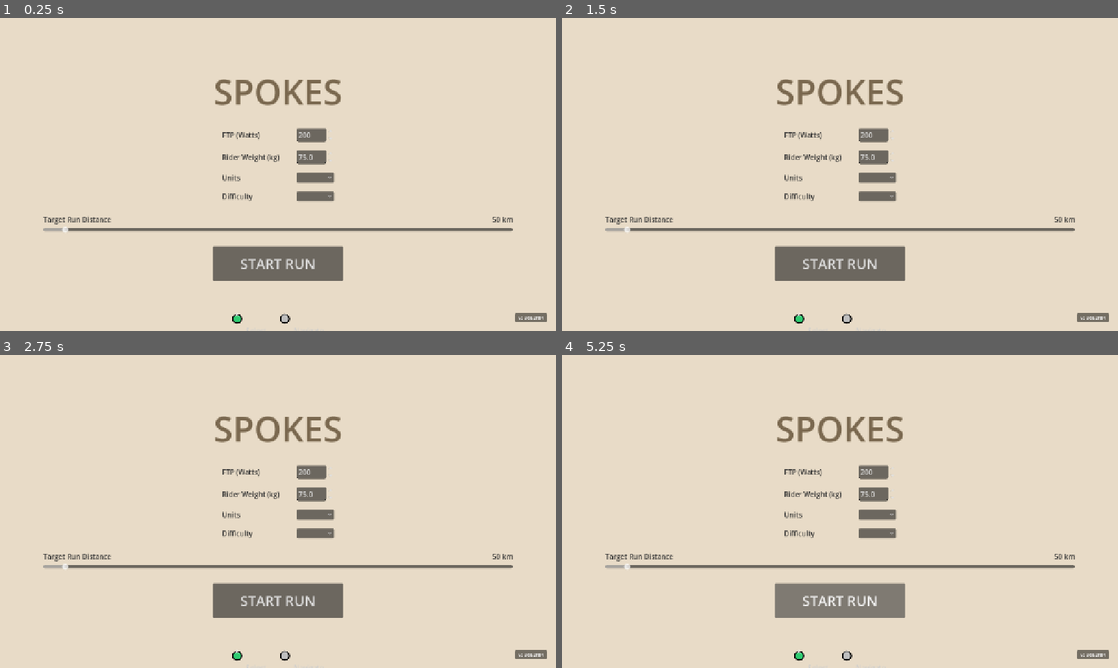
Above: before the commit, frames 1-4 (two rows, left to right).
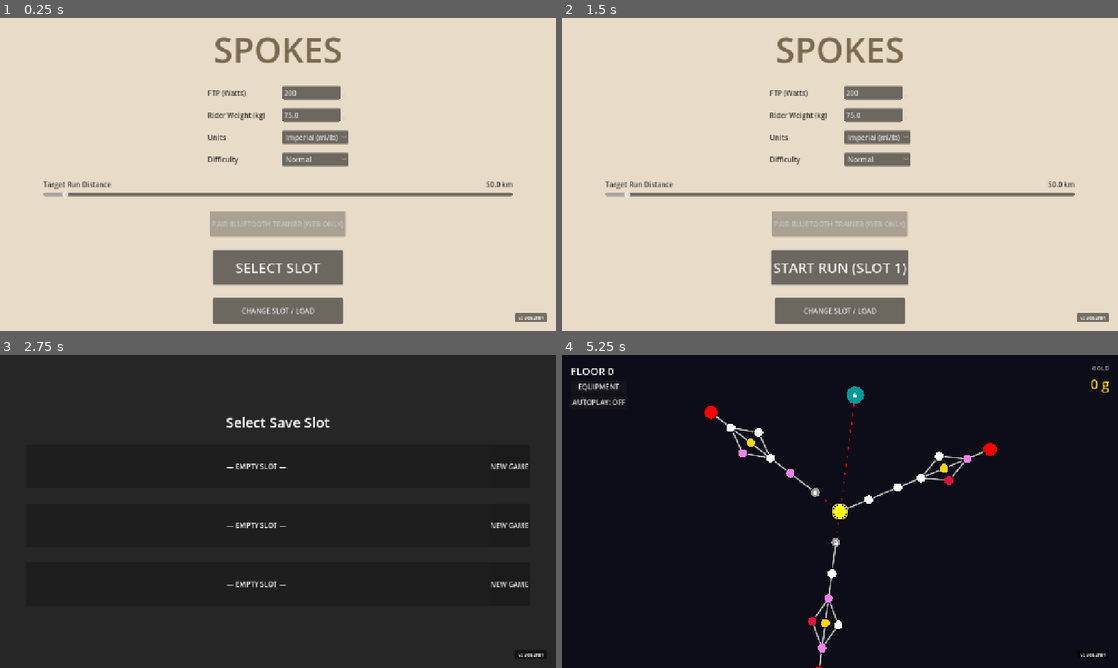
Above: after the commit, the same moments.

Repository: alexkibler/spokes-godot
Game: Godot game, scene res://src/ui/screens/SaveSelectionScene.tscn
Same seed, same stepped clock (60 frames per second), same inputs: the game is played once before the commit and once after it.
Inputs (mouse positions are in pixels of both pictures, inside the frame that each line leads up to; where the layout moved, square brackets give the same spot in the first picture):
- Up to frame 1 (0.25 s): no input
- Up to frame 2 (1.5 s): click "START RUN" (after the commit: "SELECT SLOT") at 0.5 s; click (1073, 130) at 1.25 s, where only the run after the commit has a clickable "NEW GAME"
- Up to frame 3 (2.75 s): click (278, 649) at 2 s, where only the run after the commit has a clickable "CHANGE SLOT / LOAD"
- Up to frame 4 (5.25 s): click (1073, 467) at 2.75 s, where only the run after the commit has a clickable "NEW GAME"; click (878, 495) [878, 533] at 3.5 s; click (878, 495) [878, 533] at 4.25 s; click "START RUN" (after the commit: "START RUN (SLOT 1)") at 5 s

The runs differ from the first frame. In frame 1, 11% of the frame differs, in the area x 7-93%, y 6-98%; in frame 2, 12%; in frame 3, 100%; in frame 4, 100%, in the area x 0-100%, y 0-100%.

Commit message:
claude cleaning up gemini's BS

Diff:
--- a/src/features/map/MapScene.gd
+++ b/src/features/map/MapScene.gd
@@ -293,6 +293,16 @@
 			RunManager.pending_overlay = "event"
 		elif node["type"] == "hard":
 			var challenge: EliteChallenge = EliteChallenge.get_random_challenge()
+			if RunManager.autoplay_enabled:
+				# Auto-accept: skip the dialog and start the challenge directly
+				RunManager.active_challenge = challenge
+				var max_g: float = RunManager.get_absolute_max_grade()
+				var profile: CourseProfile = challenge.generate_course_profile(max_g)
+				var elite_edge: Dictionary = connecting_edge.duplicate()
+				elite_edge["profile"] = profile
+				RunManager.set_active_edge(elite_edge)
+				get_tree().change_scene_to_file("res://src/features/cycling/GameScene.tscn")
+				return
 			var overlay: Node = (load("res://src/ui/screens/EliteOverlay.tscn") as PackedScene).instantiate()
 			add_child(overlay)
 			if overlay.has_method("setup"):
@@ -300,12 +310,8 @@
 			if overlay.has_signal("challenge_accepted"):
 				overlay.connect("challenge_accepted", func(accepted_challenge: EliteChallenge) -> void:
 					RunManager.active_challenge = accepted_challenge
-					# Use specialized elite profile
 					var max_g: float = RunManager.get_absolute_max_grade()
 					var profile: CourseProfile = accepted_challenge.generate_course_profile(max_g)
-					# Note: We don't overwrite the base edge profile permanently here
-					# so that future traversals (in reverse) use the normal profile.
-					# We duplicate it for this specific ride.
 					var elite_edge: Dictionary = connecting_edge.duplicate()
 					elite_edge["profile"] = profile
 					RunManager.set_active_edge(elite_edge)
--- a/src/features/map/MapScene.tscn
+++ b/src/features/map/MapScene.tscn
@@ -1,5 +1,6 @@
 [gd_scene format=3]
 
+[ext_resource type="Script" uid="uid://gtfq1w1h4jmf" path="res://src/features/map/MapScene.gd" id="0_script"]
 [ext_resource type="PackedScene" path="res://src/ui/components/MapHUD.tscn" id="2_h2h2h"]
 [ext_resource type="PackedScene" path="res://src/ui/components/InputHints.tscn" id="2_hf7tp"]
 [ext_resource type="Script" path="res://src/ui/components/InputHints.gd" id="3_afi5c"]
@@ -7,6 +8,7 @@
 [ext_resource type="Script" path="res://src/ui/components/ControllerGlyph.gd" id="5_sweqj"]
 
 [node name="MapScene" type="Node2D" unique_id=1965272985]
+script = ExtResource("0_script")
 
 [node name="CanvasLayer" type="CanvasLayer" parent="." unique_id=1132690592]
 layer = -1
@@ -20,7 +22,6 @@
 color = Color(0.05, 0.05, 0.1, 1)
 
 [node name="MapHUD" parent="." unique_id=602562017 instance=ExtResource("2_h2h2h")]
-script = null
 
 [node name="InputHints" type="HBoxContainer" parent="MapHUD" unique_id=883957587 instance=ExtResource("2_hf7tp")]
 custom_minimum_size = Vector2(0, 40)
--- a/src/features/progression/RunManager.gd
+++ b/src/features/progression/RunManager.gd
@@ -175,7 +175,7 @@
 
 		if target_id != "":
 			for n: Dictionary in nodes:
-				if n["id"] == target_id:
+				if n["id"] == target_id and n.get("type", "") != "hard":
 					neighbors.append(n)
 					break
 
@@ -228,45 +228,67 @@
 			if not n["id"] in visited_ids: return n
 		return neighbors[0]
 
-	# BFS to find the shortest graph path to the nearest target
-	var queue: Array[String] = [current_id]
-	var parent_map: Dictionary = {current_id: ""}
-	var found_target_id: String = ""
-
-	while not queue.is_empty():
-		var u_id: String = queue.pop_front()
-		if u_id in targets:
-			found_target_id = u_id
-			break
-
-		for edge: Dictionary in edges:
-			var v_id: String = ""
-			if edge["from"] == u_id: v_id = edge["to"]
-			elif edge["to"] == u_id: v_id = edge["from"]
-
-			if v_id != "" and not v_id in parent_map and is_edge_traversable(edge):
-				parent_map[v_id] = u_id
-				queue.push_back(v_id)
-
-	if found_target_id != "" and parent_map.has(found_target_id):
-		# Backtrack from the target to find the next step from current_id
-		var step_id: String = found_target_id
-		while parent_map[step_id] != current_id:
-			step_id = parent_map[step_id]
-
-		var next_node: Dictionary = {}
-		for n: Dictionary in nodes:
-			if n["id"] == step_id:
-				next_node = n
+	# BFS to find the shortest graph path to the nearest target.
+	# First pass avoids hard nodes; if no path found, retry allowing them.
+	for allow_hard: bool in [false, true]:
+		var queue: Array[String] = [current_id]
+		var parent_map: Dictionary = {current_id: ""}
+		var found_target_id: String = ""
+
+		while not queue.is_empty():
+			var u_id: String = queue.pop_front()
+			if u_id in targets:
+				found_target_id = u_id
 				break
 
-		if not next_node.is_empty():
-			return next_node
-
-	# If no path found (shouldn't happen if targets exist and are reachable), fallback
+			for edge: Dictionary in edges:
+				var v_id: String = ""
+				if edge["from"] == u_id: v_id = edge["to"]
+				elif edge["to"] == u_id: v_id = edge["from"]
+
+				if v_id != "" and not v_id in parent_map and is_edge_traversable(edge):
+					var v_node: Dictionary = {}
+					for n: Dictionary in nodes:
+						if n["id"] == v_id:
+							v_node = n
+							break
+					if not allow_hard and v_node.get("type", "") == "hard":
+						continue
+					parent_map[v_id] = u_id
+					queue.push_back(v_id)
+
+		if found_target_id != "" and parent_map.has(found_target_id):
+			var step_id: String = found_target_id
+			while parent_map[step_id] != current_id:
+				step_id = parent_map[step_id]
+
+			var next_node: Dictionary = {}
+			for n: Dictionary in nodes:
+				if n["id"] == step_id:
+					next_node = n
+					break
+
+			if not next_node.is_empty():
+				return next_node
+
+	# Fallback: any non-hard unvisited neighbor, then any non-hard, then any
 	for n: Dictionary in neighbors:
 		if not n["id"] in visited_ids: return n
-	return neighbors[0]
+	if not neighbors.is_empty():
+		return neighbors[0]
+
+	# Last resort: include hard neighbors
+	for edge: Dictionary in edges:
+		var target_id: String = ""
+		if edge["from"] == current_id:
+			if is_edge_traversable(edge): target_id = edge["to"]
+		elif edge["to"] == current_id:
+			if is_edge_traversable(edge): target_id = edge["from"]
+		if target_id != "":
+			for n: Dictionary in nodes:
+				if n["id"] == target_id:
+					return n
+	return {}
 
 func complete_active_edge() -> bool:
 	var ae: Dictionary = run_data.get("active_edge", {})
--- a/src/ui/components/ControllerGlyph.gd
+++ b/src/ui/components/ControllerGlyph.gd
@@ -2,73 +2,103 @@
 class_name ControllerGlyph
 
 enum ActionType { ACCEPT, CANCEL, START, AUTOPLAY, DPAD, X, Y, RB, LB, LT, RT }
+enum ControllerType { XBOX, PLAYSTATION, SWITCH, GENERIC }
 
 @export var action: ActionType = ActionType.ACCEPT
 @export var label_text: String = ""
 
-var _icon: Control
+var _icon: TextureRect
 var _label: Label
 
 func _ready() -> void:
-    alignment = BoxContainer.ALIGNMENT_CENTER
-    set("theme_override_constants/separation", 8)
+	alignment = BoxContainer.ALIGNMENT_CENTER
+	set("theme_override_constants/separation", 8)
 
-    _icon = Control.new()
-    _icon.custom_minimum_size = Vector2(24, 24)
-    _icon.draw.connect(_on_icon_draw)
-    add_child(_icon)
+	_icon = TextureRect.new()
+	_icon.custom_minimum_size = Vector2(32, 32)
+	_icon.expand_mode = TextureRect.EXPAND_FIT_WIDTH_PROPORTIONAL
+	_icon.stretch_mode = TextureRect.STRETCH_KEEP_ASPECT_CENTERED
+	add_child(_icon)
 
-    _label = Label.new()
-    _label.add_theme_font_size_override("font_size", 16)
-    _label.add_theme_color_override("font_color", Color(0.8, 0.8, 0.8))
-    add_child(_label)
+	_label = Label.new()
+	_label.add_theme_font_size_override("font_size", 16)
+	_label.add_theme_color_override("font_color", Color(0.85, 0.85, 0.85))
+	add_child(_label)
 
-    _update_visuals()
+	Input.joy_connection_changed.connect(_on_joy_connection_changed)
+	_update_visuals()
+
+func _on_joy_connection_changed(_device: int, _connected: bool) -> void:
+	_update_visuals()
 
 func _update_visuals() -> void:
-    if not is_inside_tree(): return
-    _label.text = label_text
-    _icon.queue_redraw()
+	if not is_inside_tree():
+		return
+	_label.text = label_text
+	var path: String = _get_texture_path()
+	_icon.texture = load(path) as Texture2D if not path.is_empty() else null
 
-func _on_icon_draw() -> void:
-    var center = Vector2(12, 12)
-    var radius = 10.0
+func _get_controller_type() -> ControllerType:
+	var joypads: Array[int] = Input.get_connected_joypads()
+	if joypads.is_empty():
+		return ControllerType.GENERIC
+	var joy_name: String = Input.get_joy_name(joypads[0]).to_lower()
+	if "xbox" in joy_name or "xinput" in joy_name:
+		return ControllerType.XBOX
+	if "playstation" in joy_name or "dualshock" in joy_name or "dualsense" in joy_name \
+			or "ps4" in joy_name or "ps5" in joy_name or "ps3" in joy_name:
+		return ControllerType.PLAYSTATION
+	if "nintendo" in joy_name or "switch" in joy_name or "pro controller" in joy_name:
+		return ControllerType.SWITCH
+	return ControllerType.XBOX  # Generic fallback uses Xbox glyphs
 
-    var bg_color = Color.DARK_GRAY
-    var text_color = Color.WHITE
-    var char_str = ""
+func _get_texture_path() -> String:
+	match _get_controller_type():
+		ControllerType.PLAYSTATION:
+			return _ps_path()
+		ControllerType.SWITCH:
+			return _switch_path()
+		_:
+			return _xbox_path()
 
-    match action:
-        ActionType.ACCEPT:
-            bg_color = Color("#2ecc71") # Green A
-            char_str = "A"
-        ActionType.CANCEL:
-            bg_color = Color("#e74c3c") # Red B
-            char_str = "B"
-        ActionType.X:
-            bg_color = Color("#3498db") # Blue X
-            char_str = "X"
-        ActionType.Y, ActionType.AUTOPLAY:
-            bg_color = Color("#f1c40f") # Yellow Y
-            char_str = "Y"
-            text_color = Color.BLACK
-        ActionType.START:
-            bg_color = Color.WHITE
-            text_color = Color.BLACK
-            char_str = "☰"
-        ActionType.DPAD:
-            bg_color = Color.GRAY
-            char_str = "✛"
+func _xbox_path() -> String:
+	match action:
+		ActionType.ACCEPT:          return "res://assets/glyphs/xbox/A.png"
+		ActionType.CANCEL:          return "res://assets/glyphs/xbox/B.png"
+		ActionType.X:               return "res://assets/glyphs/xbox/X.png"
+		ActionType.Y, ActionType.AUTOPLAY: return "res://assets/glyphs/xbox/Y.png"
+		ActionType.START:           return "res://assets/glyphs/xbox/Menu.png"
+		ActionType.DPAD:            return "res://assets/glyphs/xbox/Dpad.png"
+		ActionType.LB:              return "res://assets/glyphs/xbox/LB.png"
+		ActionType.RB:              return "res://assets/glyphs/xbox/RB.png"
+		ActionType.LT:              return "res://assets/glyphs/xbox/LT.png"
+		ActionType.RT:              return "res://assets/glyphs/xbox/RT.png"
+	return ""
 
-    # Draw circle
-    _icon.draw_circle(center, radius, bg_color)
+func _ps_path() -> String:
+	match action:
+		ActionType.ACCEPT:          return "res://assets/glyphs/ps/Cross.png"
+		ActionType.CANCEL:          return "res://assets/glyphs/ps/Circle.png"
+		ActionType.X:               return "res://assets/glyphs/ps/Square.png"
+		ActionType.Y, ActionType.AUTOPLAY: return "res://assets/glyphs/ps/Triangle.png"
+		ActionType.START:           return "res://assets/glyphs/ps/Options.png"
+		ActionType.DPAD:            return "res://assets/glyphs/ps/Dpad.png"
+		ActionType.LB:              return "res://assets/glyphs/ps/L1.png"
+		ActionType.RB:              return "res://assets/glyphs/ps/R1.png"
+		ActionType.LT:              return "res://assets/glyphs/ps/L2.png"
+		ActionType.RT:              return "res://assets/glyphs/ps/R2.png"
+	return ""
 
-    # Draw outline
-    _icon.draw_arc(center, radius, 0, TAU, 16, Color.BLACK, 1.5, true)
-
-    # Draw character
-    var font = ThemeDB.fallback_font
-    var font_size = 14
-    var text_size = font.get_string_size(char_str, HORIZONTAL_ALIGNMENT_CENTER, -1, font_size)
-    var text_pos = center - text_size / 2.0 + Vector2(0, font.get_ascent(font_size) / 2.0 - 2)
-    _icon.draw_string(font, text_pos, char_str, HORIZONTAL_ALIGNMENT_CENTER, -1, font_size, text_color)
+func _switch_path() -> String:
+	match action:
+		ActionType.ACCEPT:          return "res://assets/glyphs/switch/B.png"
+		ActionType.CANCEL:          return "res://assets/glyphs/switch/A.png"
+		ActionType.X:               return "res://assets/glyphs/switch/Y.png"
+		ActionType.Y, ActionType.AUTOPLAY: return "res://assets/glyphs/switch/X.png"
+		ActionType.START:           return "res://assets/glyphs/switch/Plus.png"
+		ActionType.DPAD:            return "res://assets/glyphs/switch/Dpad.png"
+		ActionType.LB:              return "res://assets/glyphs/switch/LB.png"
+		ActionType.RB:              return "res://assets/glyphs/switch/RB.png"
+		ActionType.LT:              return "res://assets/glyphs/switch/LT.png"
+		ActionType.RT:              return "res://assets/glyphs/switch/RT.png"
+	return ""
--- a/src/ui/components/InputHints.gd
+++ b/src/ui/components/InputHints.gd
@@ -2,16 +2,28 @@
 class_name InputHints
 
 func _ready() -> void:
-    alignment = BoxContainer.ALIGNMENT_CENTER
-    set("theme_override_constants/separation", 32)
-    custom_minimum_size.y = 40
+	alignment = BoxContainer.ALIGNMENT_CENTER
+	set("theme_override_constants/separation", 32)
+	custom_minimum_size.y = 40
+	Input.joy_connection_changed.connect(_on_joy_connection_changed)
+	_update_visibility()
+
+func _on_joy_connection_changed(_device: int, _connected: bool) -> void:
+	_update_visibility()
+	# Notify all glyph children to refresh their texture for the new controller
+	for child: Node in get_children():
+		if child is ControllerGlyph:
+			(child as ControllerGlyph)._update_visuals()
+
+func _update_visibility() -> void:
+	visible = not Input.get_connected_joypads().is_empty()
 
 func add_hint(action: int, label: String) -> void:
-    var glyph = preload("res://src/ui/components/ControllerGlyph.tscn").instantiate()
-    glyph.action = action
-    glyph.label_text = label
-    add_child(glyph)
+	var glyph: ControllerGlyph = preload("res://src/ui/components/ControllerGlyph.tscn").instantiate()
+	glyph.action = action
+	glyph.label_text = label
+	add_child(glyph)
 
 func clear_hints() -> void:
-    for child in get_children():
-        child.queue_free()
+	for child: Node in get_children():
+		child.queue_free()
--- a/src/ui/screens/DiscoveryOverlay.tscn
+++ b/src/ui/screens/DiscoveryOverlay.tscn
@@ -1,4 +1,6 @@
 [gd_scene format=3]
+
+[ext_resource type="Script" uid="uid://btjurlp0b6son" path="res://src/ui/screens/DiscoveryOverlay.gd" id="0_script"]
 
 [ext_resource type="PackedScene" path="res://src/ui/components/InputHints.tscn" id="1_fx4jn"]
 [ext_resource type="Script" path="res://src/ui/components/InputHints.gd" id="2_bfs8k"]
@@ -6,6 +8,7 @@
 [ext_resource type="Script" path="res://src/ui/components/ControllerGlyph.gd" id="4_vkhts"]
 
 [node name="DiscoveryOverlay" type="CanvasLayer" unique_id=1218823241]
+script = ExtResource("0_script")
 
 [node name="Dim" type="ColorRect" parent="." unique_id=841321541]
 anchors_preset = 15
--- a/src/ui/screens/EliteOverlay.tscn
+++ b/src/ui/screens/EliteOverlay.tscn
@@ -1,4 +1,6 @@
 [gd_scene format=3]
+
+[ext_resource type="Script" uid="uid://dyw71invu8swt" path="res://src/ui/screens/EliteOverlay.gd" id="0_script"]
 
 [ext_resource type="PackedScene" path="res://src/ui/components/InputHints.tscn" id="1_hh2qt"]
 [ext_resource type="Script" path="res://src/ui/components/InputHints.gd" id="2_ilc58"]
@@ -6,6 +8,7 @@
 [ext_resource type="Script" path="res://src/ui/components/ControllerGlyph.gd" id="4_y3k4j"]
 
 [node name="EliteOverlay" type="CanvasLayer" unique_id=1502405678]
+script = ExtResource("0_script")
 
 [node name="Dim" type="ColorRect" parent="." unique_id=2143209694]
 anchors_preset = 15
--- a/src/ui/screens/EquipmentOverlay.tscn
+++ b/src/ui/screens/EquipmentOverlay.tscn
@@ -1,4 +1,6 @@
 [gd_scene format=3]
+
+[ext_resource type="Script" uid="uid://cyg52w3lxf1yu" path="res://src/ui/screens/EquipmentOverlay.gd" id="0_script"]
 
 [ext_resource type="PackedScene" path="res://src/ui/components/InputHints.tscn" id="1_tjpb4"]
 [ext_resource type="Script" path="res://src/ui/components/InputHints.gd" id="2_re8jg"]
@@ -6,6 +8,7 @@
 [ext_resource type="Script" path="res://src/ui/components/ControllerGlyph.gd" id="4_wjdbn"]
 
 [node name="EquipmentOverlay" type="CanvasLayer" unique_id=573833401]
+script = ExtResource("0_script")
 
 [node name="Dim" type="ColorRect" parent="." unique_id=168263511]
 anchors_preset = 15
--- a/src/ui/screens/EventOverlay.tscn
+++ b/src/ui/screens/EventOverlay.tscn
@@ -1,4 +1,6 @@
 [gd_scene format=3]
+
+[ext_resource type="Script" uid="uid://dlxgbrfu0twxh" path="res://src/ui/screens/EventOverlay.gd" id="0_script"]
 
 [ext_resource type="PackedScene" path="res://src/ui/components/InputHints.tscn" id="1_h8ei5"]
 [ext_resource type="Script" path="res://src/ui/components/InputHints.gd" id="2_g7igq"]
@@ -6,6 +8,7 @@
 [ext_resource type="Script" path="res://src/ui/components/ControllerGlyph.gd" id="4_r71yt"]
 
 [node name="EventOverlay" type="CanvasLayer" unique_id=1768128600]
+script = ExtResource("0_script")
 
 [node name="Dim" type="ColorRect" parent="." unique_id=517787580]
 anchors_preset = 15
--- a/src/ui/screens/MenuScene.tscn
+++ b/src/ui/screens/MenuScene.tscn
@@ -1,11 +1,13 @@
 [gd_scene format=3]
 
+[ext_resource type="Script" uid="uid://dl0ppnpru7df3" path="res://src/ui/screens/MenuScene.gd" id="0_script"]
 [ext_resource type="PackedScene" path="res://src/ui/components/InputHints.tscn" id="1_axn8s"]
 [ext_resource type="Script" path="res://src/ui/components/InputHints.gd" id="2_1knhc"]
 [ext_resource type="PackedScene" path="res://src/ui/components/ControllerGlyph.tscn" id="3_gpvjj"]
 [ext_resource type="Script" path="res://src/ui/components/ControllerGlyph.gd" id="4_f8p2i"]
 
 [node name="MenuScene" type="Control" unique_id=795896245]
+script = ExtResource("0_script")
 layout_mode = 3
 anchors_preset = 15
 anchor_right = 1.0
--- a/src/ui/screens/PauseOverlay.tscn
+++ b/src/ui/screens/PauseOverlay.tscn
@@ -1,4 +1,6 @@
 [gd_scene format=3]
+
+[ext_resource type="Script" uid="uid://ctmk0nc32gh06" path="res://src/ui/screens/PauseOverlay.gd" id="0_script"]
 
 [ext_resource type="PackedScene" path="res://src/ui/components/InputHints.tscn" id="1_wrvla"]
 [ext_resource type="Script" path="res://src/ui/components/InputHints.gd" id="2_1vqdk"]
@@ -6,6 +8,7 @@
 [ext_resource type="Script" path="res://src/ui/components/ControllerGlyph.gd" id="4_gvlgt"]
 
 [node name="PauseOverlay" type="CanvasLayer" unique_id=114207198]
+script = ExtResource("0_script")
 process_mode = 3
 
 [node name="Dim" type="ColorRect" parent="." unique_id=1733659526]
--- a/src/ui/screens/RewardOverlay.tscn
+++ b/src/ui/screens/RewardOverlay.tscn
@@ -1,4 +1,6 @@
 [gd_scene format=3]
+
+[ext_resource type="Script" uid="uid://bsga6jcbonvkn" path="res://src/ui/screens/RewardOverlay.gd" id="0_script"]
 
 [ext_resource type="PackedScene" path="res://src/ui/components/InputHints.tscn" id="1_ylm63"]
 [ext_resource type="Script" path="res://src/ui/components/InputHints.gd" id="2_lkoft"]
@@ -6,6 +8,7 @@
 [ext_resource type="Script" path="res://src/ui/components/ControllerGlyph.gd" id="4_ahvh0"]
 
 [node name="RewardOverlay" type="CanvasLayer" unique_id=1931281108]
+script = ExtResource("0_script")
 
 [node name="BackgroundDim" type="ColorRect" parent="." unique_id=1381513161]
 anchors_preset = 15
--- a/src/ui/screens/SaveSelectionScene.tscn
+++ b/src/ui/screens/SaveSelectionScene.tscn
@@ -1,11 +1,13 @@
 [gd_scene format=3]
 
+[ext_resource type="Script" uid="uid://btyfeak3uk4sf" path="res://src/ui/screens/SaveSelectionScene.gd" id="0_script"]
 [ext_resource type="PackedScene" path="res://src/ui/components/InputHints.tscn" id="1_fb2oy"]
 [ext_resource type="Script" path="res://src/ui/components/InputHints.gd" id="2_efrfo"]
 [ext_resource type="PackedScene" path="res://src/ui/components/ControllerGlyph.tscn" id="3_8mrx1"]
 [ext_resource type="Script" path="res://src/ui/components/ControllerGlyph.gd" id="4_w056i"]
 
 [node name="SaveSelectionScene" type="Control" unique_id=331417936]
+script = ExtResource("0_script")
 layout_mode = 3
 anchors_preset = 15
 anchor_right = 1.0
--- a/src/ui/screens/ShopOverlay.tscn
+++ b/src/ui/screens/ShopOverlay.tscn
@@ -1,4 +1,6 @@
 [gd_scene format=3]
+
+[ext_resource type="Script" uid="uid://bxr1q2ghvq3cx" path="res://src/ui/screens/ShopOverlay.gd" id="0_script"]
 
 [ext_resource type="PackedScene" path="res://src/ui/components/InputHints.tscn" id="1_0o0lo"]
 [ext_resource type="Script" path="res://src/ui/components/InputHints.gd" id="2_dc8j8"]
@@ -6,6 +8,7 @@
 [ext_resource type="Script" path="res://src/ui/components/ControllerGlyph.gd" id="4_3rfci"]
 
 [node name="ShopOverlay" type="CanvasLayer" unique_id=1254877748]
+script = ExtResource("0_script")
 
 [node name="Dim" type="ColorRect" parent="." unique_id=1505611000]
 anchors_preset = 15
--- /dev/null
+++ b/test_hints.gd
@@ -0,0 +1,9 @@
+extends "res://addons/gut/test.gd"
+func test_hints() -> void:
+    var hints = load("res://src/ui/components/InputHints.tscn").instantiate()
+    hints.add_hint(0, "A")
+    hints.add_hint(1, "B")
+    assert_eq(hints.get_child_count(), 2)
+    hints.clear_hints()
+    assert_eq(hints.get_child_count(), 0)
+    hints.queue_free()
Binary file added: assets/glyphs/ps/Circle.png
Not shown, added: assets/glyphs/ps/Circle.png.import
Binary file added: assets/glyphs/ps/Cross.png
Not shown, added: assets/glyphs/ps/Cross.png.import
Binary file added: assets/glyphs/ps/Dpad.png
Not shown, added: assets/glyphs/ps/Dpad.png.import
Binary file added: assets/glyphs/ps/L1.png
Not shown, added: assets/glyphs/ps/L1.png.import
Binary file added: assets/glyphs/ps/L2.png
Not shown, added: assets/glyphs/ps/L2.png.import
Binary file added: assets/glyphs/ps/Options.png
Not shown, added: assets/glyphs/ps/Options.png.import
(and 49 more such lines)
